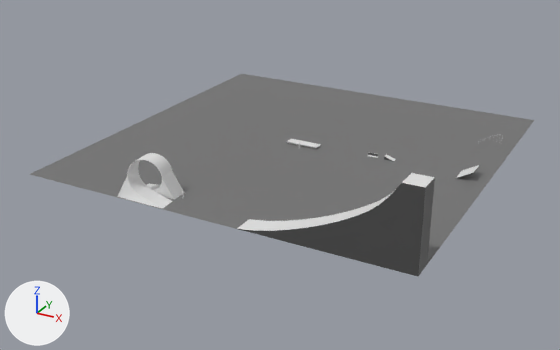
Renders of the Blender file Skate Park Scene Trial.blend from each side of a commit.
Camera for both pictures: a 50 mm lens placed at (88.2, -173.5, 76.4), pointed at (-2.4, -8.9, -5.9). The lights are fixed; the arrows at lower left show +X, +Y and +Z.

In view in the first picture: 'Cube.001', 'Ground'.
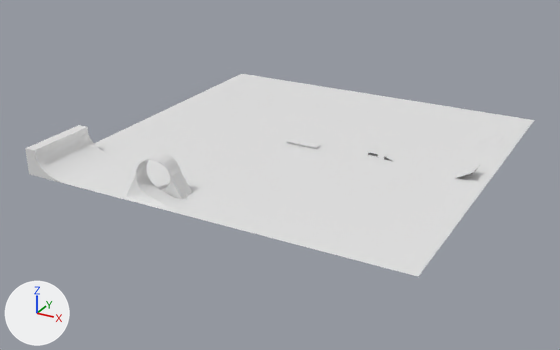
Commit message: Fixed loop to be its own object

The change, as JSON lines over the scene's bpy script:
```json
{"block": "me_plane", "where": "me_plane.from_pydata(...)  # 4 vertices, 1 face; spans x -1.0..1.0, y -1.0..1.0, z 0.0"}
{"op": "remove", "block": "me_plane", "code": "me_plane.materials.append(mat_ground)  # grey #757575"}
{"op": "add", "block": "me_cube_008_1", "code": ["me_cube_008_1 = bpy.data.meshes.new('Cube.008')", "me_cube_008_1.from_pydata(...)  # 144 vertices, 128 faces; spans x -3.8..3.87, y -0.09..0.1, z -1.77..6.07", "me_cube_008_1.materials.append(mat_material)  # white #e7e7e7"]}
{"op": "add", "block": "me_plane_001", "code": ["me_plane_001 = bpy.data.meshes.new('Plane.001')", "me_plane_001.from_pydata(...)  # 52 vertices, 27 faces; spans x -1.59..1.0, y -1.0..1.0, z 0.0..6.83"]}
{"op": "remove", "block": "ob_cube_001", "code": ["ob_cube_001 = bpy.data.objects.new('Cube.001', me_cube_008)", "ob_cube_001.location = (48.3, 0.0, 1.2)", "ob_cube_001.scale = (1.71, 50.0, 1.2)"]}
{"op": "add", "block": "ob_loop", "code": ["ob_loop = bpy.data.objects.new('Loop', me_cube_008_1)", "ob_loop.location = (-14.8, -44.1, 2.1)", "ob_loop.scale = (1.71, 50.0, 1.2)"]}
{"op": "add", "block": "ob_plane", "code": ["ob_plane = bpy.data.objects.new('Plane', me_plane_001)", "ob_plane.location = (-42.1, -40.6, 0.0)", "ob_plane.scale = (4.95, 9.4, 1.0)"]}
```

Pixel boxes (x1, y1, x2, y2) of what changed, in the pictures (560 x 350 px):
```json
{"object": "Ground", "change": "recoloured", "before": [30, 74, 534, 276], "after": [30, 74, 534, 276], "on screen": "grey to white"}
{"object": "Cube.001", "change": "deleted", "before": [117, 153, 435, 276], "faces in mat_edges (dark grey #4f4f4f)": [239, 178, 435, 276], "faces in mat_material (white #e7e7e7)": [117, 153, 435, 231]}
{"object": "Plane", "change": "added", "after": [25, 125, 119, 185]}
{"object": "Loop", "change": "added", "after": [126, 153, 192, 209]}
```
